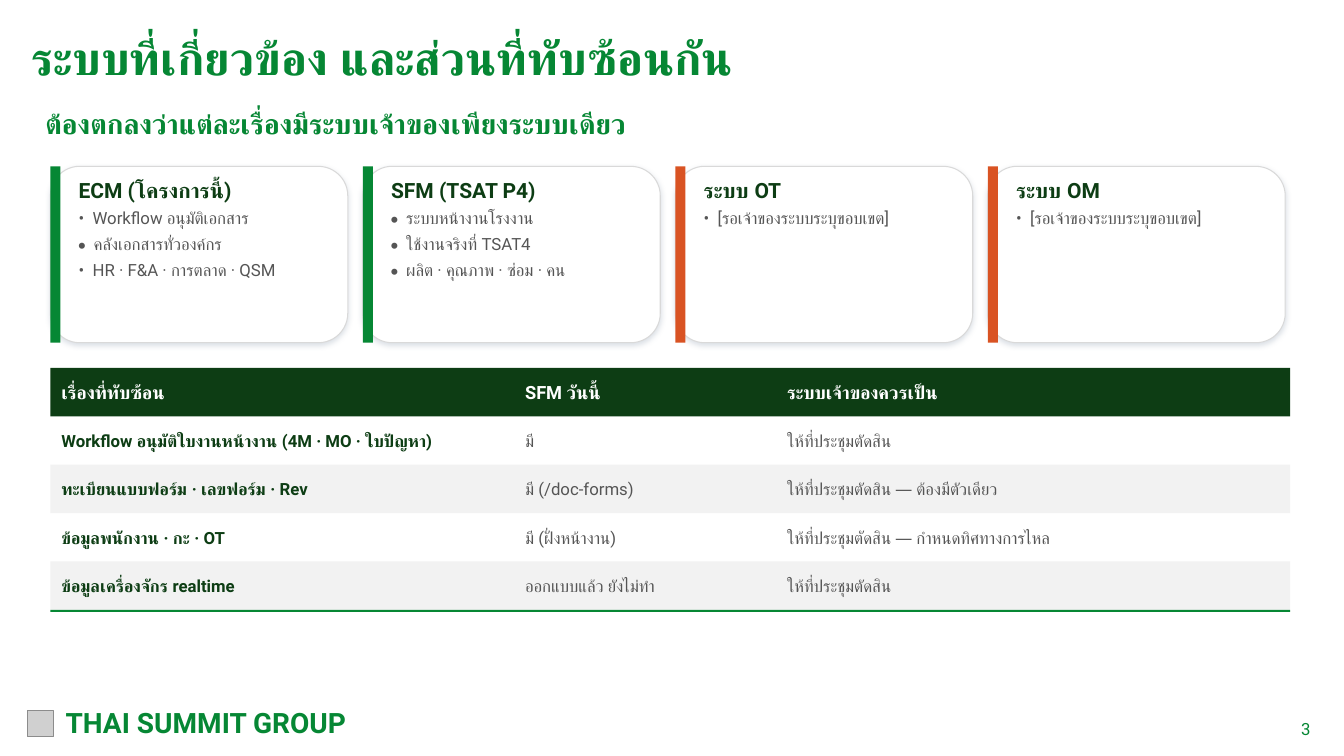
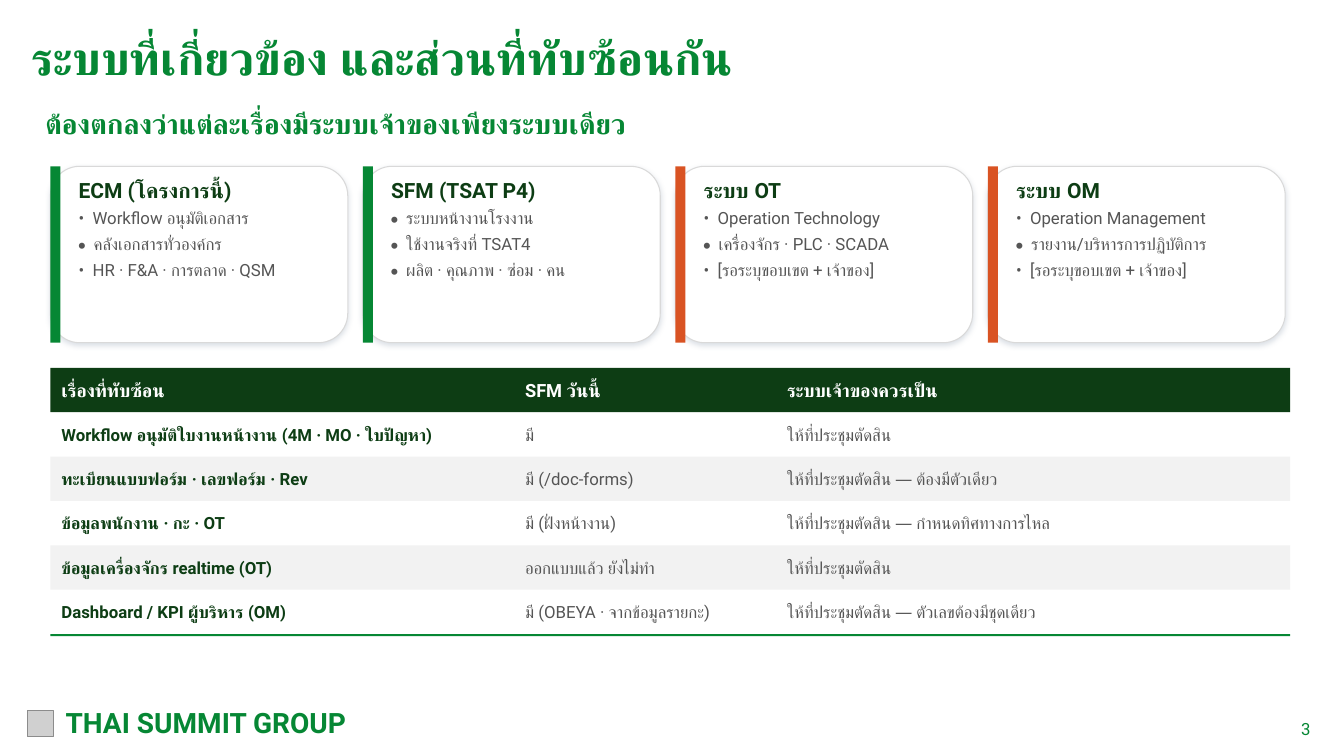
Before and after one commit to tsat4pd3-sketch/4Mmanagement, a slide deck: slide 3 of docs/meetings/TSAT_ECM_EVP_BuildVsBuy_2026-11-11.pptx. Drawn at 1344x756 pixels with LibreOffice and Linux fonts; fonts in the diff are those of the drawing; grey boxes stand for pictures. Boxes give left, top, right and bottom in pixels: in the first picture for what was removed or moved away, otherwise in the second. Text is boxed around its words. In the diff, an @@ line names an element or a change of style, - is before the commit and + after.

```diff
--- a/docs/meetings/TSAT_ECM_EVP_BuildVsBuy_2026-11-11.pptx
+++ b/docs/meetings/TSAT_ECM_EVP_BuildVsBuy_2026-11-11.pptx
@@ text at bbox=[718, 211, 889, 281]: text changed @@
-• [รอเจ้าของระบบระบุขอบเขต]
+• Operation Technology
+• เครื่องจักร · PLC · SCADA
+• [รอระบุขอบเขต + เจ้าของ]
@@ text at bbox=[1030, 212, 1206, 281]: text changed @@
-• [รอเจ้าของระบบระบุขอบเขต]
+• Operation Management
+• รายงาน/บริหารการปฏิบัติการ
+• [รอระบุขอบเขต + เจ้าของ]
@@ rectangle: place and size @@
-rectangle at bbox=[50, 368, 1291, 416]
+rectangle at bbox=[50, 368, 1291, 412]
@@ text "Workflow อนุมัติใบงานหน้างาน (4M · MO ...": place and size @@
-text "Workflow อนุมัติใบงานหน้างาน (4M · MO ..." at bbox=[61, 434, 432, 452]
+text "Workflow อนุมัติใบงานหน้างาน (4M · MO ..." at bbox=[61, 428, 432, 446]
@@ text "มี": place and size @@
-text "มี" at bbox=[525, 434, 534, 447]
+text "มี" at bbox=[525, 428, 534, 441]
@@ text "ให้ที่ประชุมตัดสิน": place and size @@
-text "ให้ที่ประชุมตัดสิน" at bbox=[787, 434, 891, 452]
+text "ให้ที่ประชุมตัดสิน" at bbox=[787, 428, 891, 446]
@@ rectangle: place and size @@
-rectangle at bbox=[50, 465, 1291, 513]
+rectangle at bbox=[50, 457, 1291, 501]
@@ text "ทะเบียนแบบฟอร์ม · เลขฟอร์ม · Rev": place and size @@
-text "ทะเบียนแบบฟอร์ม · เลขฟอร์ม · Rev" at bbox=[61, 482, 308, 496]
+text "ทะเบียนแบบฟอร์ม · เลขฟอร์ม · Rev" at bbox=[61, 472, 308, 486]
@@ text "มี (/doc-forms)": place and size @@
-text "มี (/doc-forms)" at bbox=[525, 482, 633, 499]
+text "มี (/doc-forms)" at bbox=[525, 472, 633, 489]
@@ text "ให้ที่ประชุมตัดสิน — ต้องมีตัวเดียว": place and size @@
-text "ให้ที่ประชุมตัดสิน — ต้องมีตัวเดียว" at bbox=[787, 482, 997, 500]
+text "ให้ที่ประชุมตัดสิน — ต้องมีตัวเดียว" at bbox=[787, 472, 997, 490]
@@ text "ข้อมูลพนักงาน · กะ · OT": place and size @@
-text "ข้อมูลพนักงาน · กะ · OT" at bbox=[61, 531, 225, 549]
+text "ข้อมูลพนักงาน · กะ · OT" at bbox=[61, 517, 225, 534]
@@ text "มี (ฝั่งหน้างาน)": place and size @@
-text "มี (ฝั่งหน้างาน)" at bbox=[525, 528, 617, 548]
+text "มี (ฝั่งหน้างาน)" at bbox=[525, 514, 617, 533]
@@ text "ให้ที่ประชุมตัดสิน — กำหนดทิศทางการไหล": place and size @@
-text "ให้ที่ประชุมตัดสิน — กำหนดทิศทางการไหล" at bbox=[787, 531, 1050, 549]
+text "ให้ที่ประชุมตัดสิน — กำหนดทิศทางการไหล" at bbox=[787, 517, 1050, 534]
@@ 2 texts, 1 rectangle: place and size @@
-2 texts, 1 rectangle at bbox=[50, 562, 1291, 610]
+2 texts, 1 rectangle at bbox=[50, 545, 1291, 590]
@@ text at bbox=[61, 561, 272, 579]: text changed @@
-ข้อมูลเครื่องจักร realtime
+ข้อมูลเครื่องจักร realtime (OT)
@@ text added at bbox=[61, 605, 286, 623], 12 pt, text #0D3D14, bold @@
+Dashboard / KPI ผู้บริหาร (OM)
@@ text added at bbox=[525, 605, 710, 623], 12 pt, text #555555 @@
+มี (OBEYA · จากข้อมูลรายกะ)
@@ text added at bbox=[787, 605, 1035, 623], 12 pt, text #555555 @@
+ให้ที่ประชุมตัดสิน — ตัวเลขต้องมีชุดเดียว
@@ rectangle: place and size @@
-rectangle at bbox=[50, 610, 1291, 612]
+rectangle at bbox=[50, 634, 1291, 636]
```
Also in this commit, not shown: 1 other slide changed, 3 other files.
